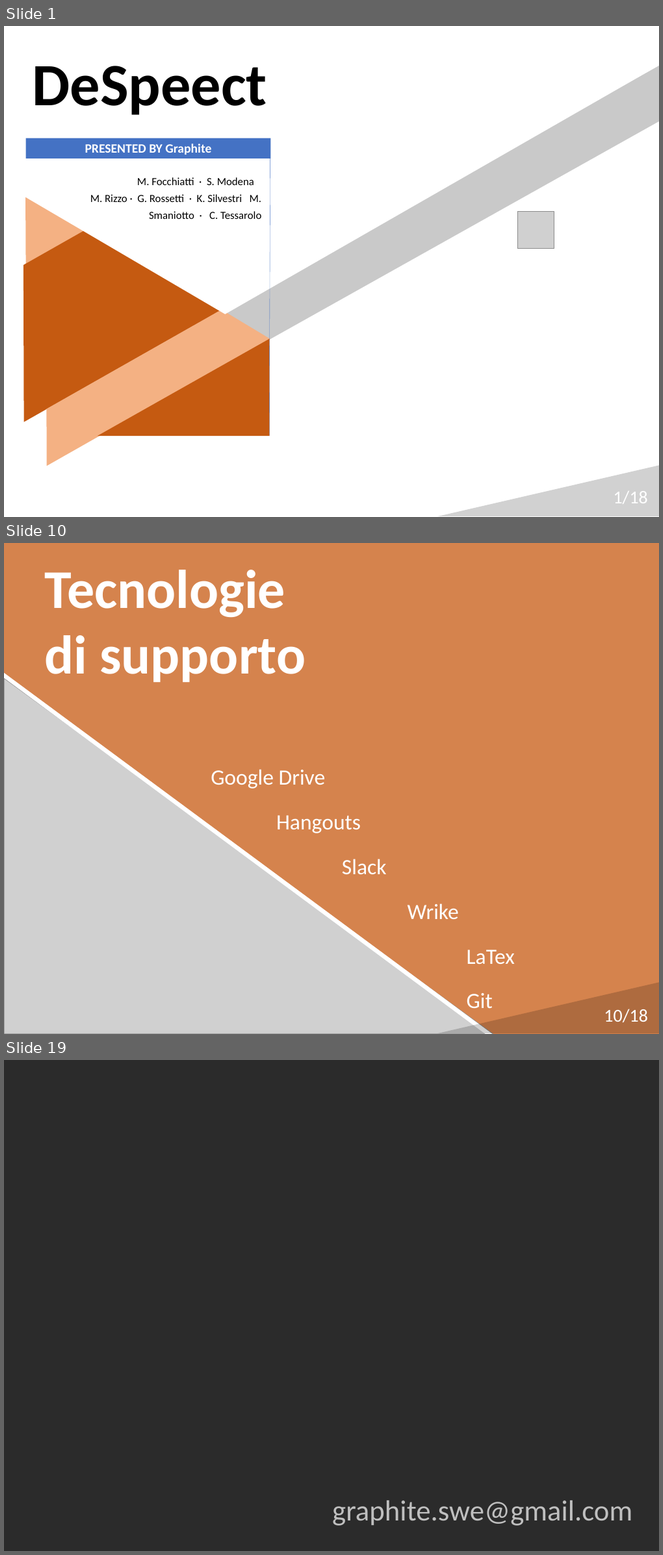
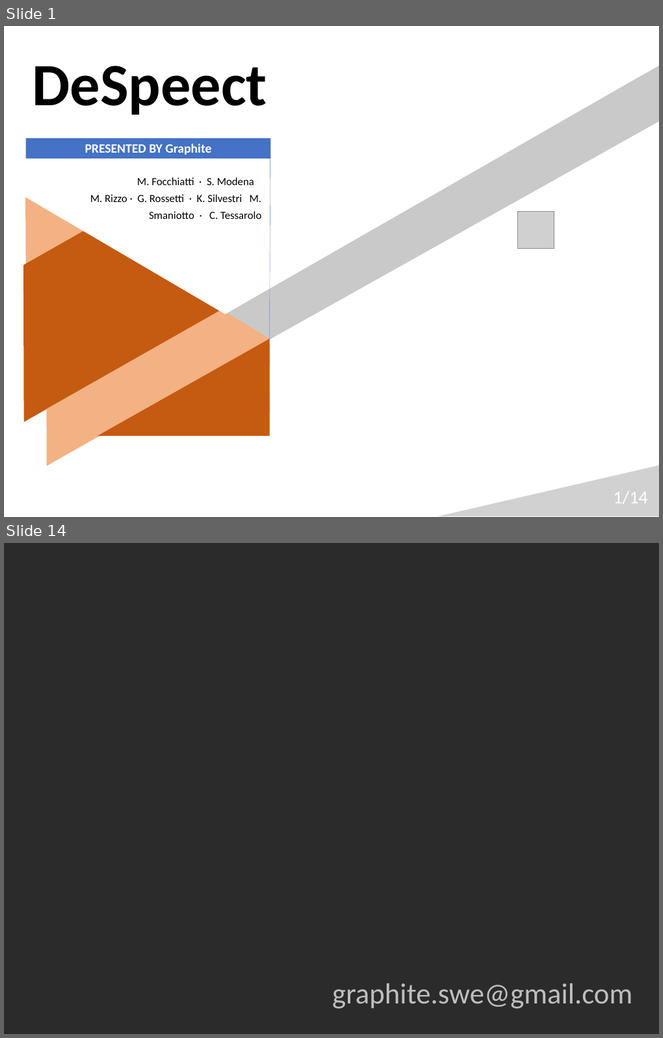
Before and after one commit to Italiaracerx/progettoSWE, a slide deck: Presentazioni/Presentazione TB 12-03-2018.pptx. Shown one above the other, each under a label of ours: slides 1, 10 and 19 before the commit, slides 1 and 14 after it; the slides between them are not shown. The pictures are 663x1555 and 663x1038 pixels, drawn with LibreOffice and Linux fonts; fonts in the diff are those of the drawing; grey boxes stand for pictures; background and template pictures are left out; a plain dark background stands for a picture behind light text. Boxes give left, top, right and bottom in pixels: in the first picture for what was removed or moved away, otherwise in the second. Text is boxed around its words. In the diff, an @@ line names an element or a change of style, - is before the commit and + after.

```diff
--- a/Presentazioni/Presentazione TB 12-03-2018.pptx
+++ b/Presentazioni/Presentazione TB 12-03-2018.pptx
@@ slide 10 removed at [4, 543, 659, 1034], background #D5834D @@
@@ text removed at [45, 570, 306, 682] @@
-Tecnologie
-di supporto
@@ picture removed at [4, 679, 493, 1034] @@
@@ rectangle removed at [4, 667, 504, 1034] @@
@@ text removed at [211, 769, 515, 1008] @@
-  Google Drive
-      Hangouts
-      Slack
-      Wrike
-      LaTex
-      Git
@@ triangle removed at [438, 982, 659, 1034] @@
@@ text removed at [604, 1009, 648, 1023] @@
-10/18
@@ page number at [614, 491, 648, 504]: text changed @@
-1/18
+1/14
@@ what was slide 19 is now slide 14 @@
```
Also in this commit, not shown: 12 slides changed, 4 other slides removed.
